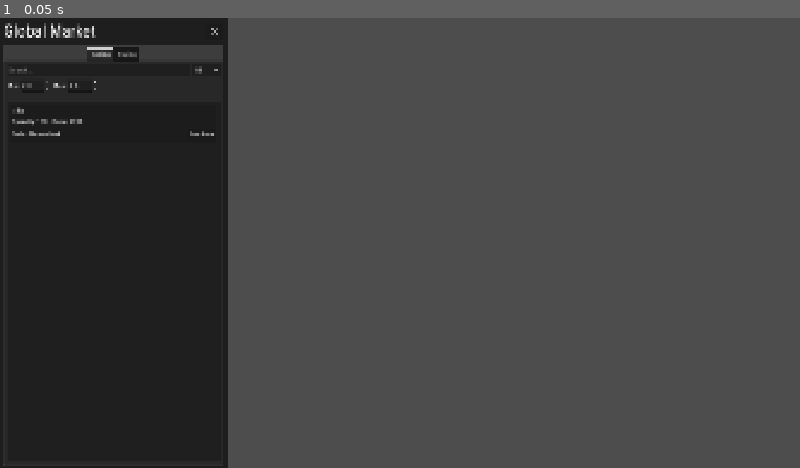
Above: before the commit, frame 1.
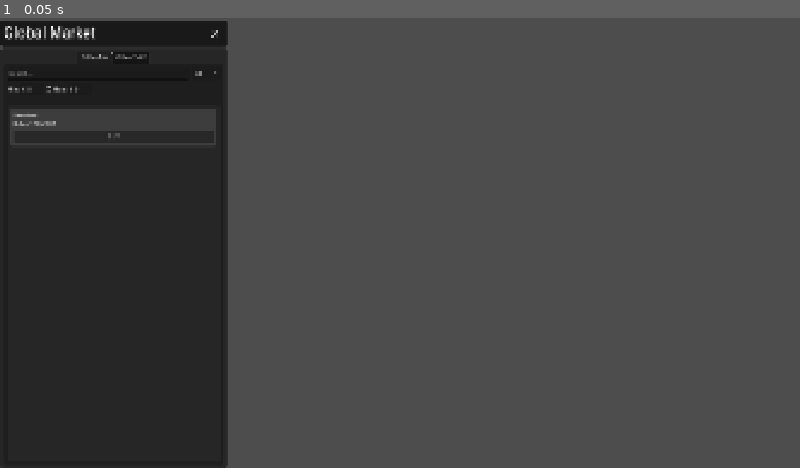
Above: after the commit, the same moment.

Repository: MentaalAchtergesteld/armsdealergame
Game: Godot game, scene res://scenes/main/main.tscn
The game is run twice, just before and just after one commit, with the same random seed, the same clock (stepped at 60 frames per second) and the same inputs.
Inputs:
- Up to frame 1 (0.05 s): no input

The runs differ from the first frame. In frame 1, 2.2% of the frame differs, in the area x 0-29%, y 0-100%.

Commit message:
improved UI and like other shit idk i forgor :skull:

Diff:
--- /dev/null
+++ b/ui/main.tres
@@ -0,0 +1,93 @@
+[gd_resource type="Theme" load_steps=10 format=3 uid="uid://1gpl3c6qfu0w"]
+
+[ext_resource type="FontFile" uid="uid://dqf1pilfs5il1" path="res://assets/fonts/RobotoCondensed-VariableFont_wght.ttf" id="1_0p6xd"]
+
+[sub_resource type="StyleBoxFlat" id="StyleBoxFlat_0p6xd"]
+content_margin_left = 0.0
+content_margin_top = 0.0
+content_margin_right = 0.0
+content_margin_bottom = 0.0
+bg_color = Color(0.15, 0.15, 0.15, 1)
+corner_radius_top_left = 8
+corner_radius_top_right = 8
+corner_radius_bottom_right = 8
+corner_radius_bottom_left = 8
+corner_detail = 5
+
+[sub_resource type="StyleBoxEmpty" id="StyleBoxEmpty_0p6xd"]
+
+[sub_resource type="StyleBoxFlat" id="StyleBoxFlat_tldc0"]
+content_margin_left = 10.0
+content_margin_top = 4.0
+content_margin_right = 10.0
+content_margin_bottom = 4.0
+bg_color = Color(0.1, 0.1, 0.1, 0.3)
+border_width_left = 1
+border_width_right = 1
+border_color = Color(0.175, 0.175, 0.175, 1)
+corner_radius_top_left = 4
+corner_radius_top_right = 4
+
+[sub_resource type="StyleBoxFlat" id="StyleBoxFlat_jtlnm"]
+content_margin_left = 10.0
+content_margin_top = 4.0
+content_margin_right = 10.0
+content_margin_bottom = 4.0
+bg_color = Color(0.1, 0.1, 0.1, 0.392157)
+border_width_left = 1
+border_width_right = 1
+border_color = Color(0.175, 0.175, 0.175, 1)
+corner_radius_top_left = 4
+corner_radius_top_right = 4
+
+[sub_resource type="StyleBoxFlat" id="StyleBoxFlat_e0vqx"]
+content_margin_left = 10.0
+content_margin_top = 4.0
+content_margin_right = 10.0
+content_margin_bottom = 4.0
+bg_color = Color(0.12, 0.12, 0.12, 1)
+border_width_top = 2
+border_color = Color(1, 1, 1, 0.75)
+corner_radius_top_left = 4
+corner_radius_top_right = 4
+
+[sub_resource type="StyleBoxFlat" id="StyleBoxFlat_oeabi"]
+content_margin_left = 10.0
+content_margin_top = 4.0
+content_margin_right = 10.0
+content_margin_bottom = 4.0
+bg_color = Color(0.08, 0.08, 0.08, 1)
+border_width_left = 1
+border_width_right = 1
+border_color = Color(0.175, 0.175, 0.175, 1)
+corner_radius_top_left = 4
+corner_radius_top_right = 4
+
+[sub_resource type="StyleBoxFlat" id="StyleBoxFlat_qlis5"]
+bg_color = Color(0.12, 0.12, 0.12, 1)
+corner_radius_top_left = 8
+corner_radius_top_right = 8
+corner_radius_bottom_right = 8
+corner_radius_bottom_left = 8
+
+[sub_resource type="StyleBoxFlat" id="StyleBoxFlat_42gxh"]
+bg_color = Color(0.1, 0.1, 0.1, 1)
+corner_radius_top_left = 8
+corner_radius_top_right = 8
+corner_radius_bottom_right = 8
+corner_radius_bottom_left = 8
+
+[resource]
+default_font = ExtResource("1_0p6xd")
+default_font_size = 16
+ContentPanel/base_type = &"PanelContainer"
+PanelContainer/styles/panel = SubResource("StyleBoxFlat_0p6xd")
+TabContainer/styles/panel = SubResource("StyleBoxEmpty_0p6xd")
+TabContainer/styles/tab_disabled = SubResource("StyleBoxFlat_tldc0")
+TabContainer/styles/tab_hovered = SubResource("StyleBoxFlat_jtlnm")
+TabContainer/styles/tab_selected = SubResource("StyleBoxFlat_e0vqx")
+TabContainer/styles/tab_unselected = SubResource("StyleBoxFlat_oeabi")
+TabPanel/base_type = &"PanelContainer"
+TabPanel/styles/panel = SubResource("StyleBoxFlat_qlis5")
+TitlebarPanel/base_type = &"PanelContainer"
+TitlebarPanel/styles/panel = SubResource("StyleBoxFlat_42gxh")
--- a/ui/market_panel/market_panel.tscn
+++ b/ui/market_panel/market_panel.tscn
@@ -1,34 +1,18 @@
-[gd_scene load_steps=7 format=3 uid="uid://bf7teypthbhcb"]
+[gd_scene load_steps=4 format=3 uid="uid://bf7teypthbhcb"]
 
-[ext_resource type="FontFile" uid="uid://dqf1pilfs5il1" path="res://assets/fonts/RobotoCondensed-VariableFont_wght.ttf" id="1_g7fdr"]
+[ext_resource type="Theme" uid="uid://1gpl3c6qfu0w" path="res://ui/main.tres" id="1_ln6v6"]
 [ext_resource type="Texture2D" uid="uid://c6wyhmj3lq870" path="res://assets/cross.svg" id="2_4x1bk"]
 [ext_resource type="PackedScene" uid="uid://dre8xodj6m85a" path="res://ui/offers_tab/offers_tab.tscn" id="3_ln6v6"]
-
-[sub_resource type="StyleBoxFlat" id="StyleBoxFlat_g7fdr"]
-bg_color = Color(0.24, 0.24, 0.24, 1)
-border_width_left = 8
-border_width_right = 8
-border_width_bottom = 8
-border_color = Color(0.12, 0.12, 0.12, 1)
-
-[sub_resource type="StyleBoxFlat" id="StyleBoxFlat_egws4"]
-bg_color = Color(0.12, 0.12, 0.12, 1)
-
-[sub_resource type="Theme" id="Theme_egws4"]
-default_font = ExtResource("1_g7fdr")
-default_font_size = 16
-ContentPanel/base_type = &"PanelContainer"
-ContentPanel/styles/panel = SubResource("StyleBoxFlat_g7fdr")
-TitlebarPanel/base_type = &"PanelContainer"
-TitlebarPanel/styles/panel = SubResource("StyleBoxFlat_egws4")
 
 [node name="GlobalMarketPanel" type="VBoxContainer"]
 custom_minimum_size = Vector2(544, 0)
 anchors_preset = 9
 anchor_bottom = 1.0
 grow_vertical = 2
-theme = SubResource("Theme_egws4")
-theme_override_constants/separation = 0
+theme = ExtResource("1_ln6v6")
+
+[node name="MarginContainer" type="MarginContainer" parent="."]
+layout_mode = 2
 
 [node name="Titlebar" type="PanelContainer" parent="."]
 layout_mode = 2
@@ -69,17 +53,20 @@
 
 [node name="MarginContainer" type="MarginContainer" parent="Content"]
 layout_mode = 2
+theme_override_constants/margin_left = 8
 theme_override_constants/margin_top = 8
+theme_override_constants/margin_right = 8
+theme_override_constants/margin_bottom = 8
 
 [node name="TabContainer" type="TabContainer" parent="Content/MarginContainer"]
 layout_mode = 2
 tab_alignment = 1
 current_tab = 0
 
-[node name="Selling" parent="Content/MarginContainer/TabContainer" instance=ExtResource("3_ln6v6")]
+[node name="OffersTab" parent="Content/MarginContainer/TabContainer" instance=ExtResource("3_ln6v6")]
 layout_mode = 2
 
-[node name="Buying" parent="Content/MarginContainer/TabContainer" instance=ExtResource("3_ln6v6")]
+[node name="OffersTab2" parent="Content/MarginContainer/TabContainer" instance=ExtResource("3_ln6v6")]
 visible = false
 layout_mode = 2
 metadata/_tab_index = 1
--- /dev/null
+++ b/ui/offer_listing/offer_listing.gd
@@ -0,0 +1,3 @@
+@tool
+class_name OfferListing
+extends PanelContainer
--- /dev/null
+++ b/ui/offer_listing/offer_listing.tscn
@@ -0,0 +1,66 @@
+[gd_scene load_steps=4 format=3 uid="uid://c5wup6ygaqb1i"]
+
+[ext_resource type="Theme" uid="uid://1gpl3c6qfu0w" path="res://ui/main.tres" id="1_f2sas"]
+[ext_resource type="Script" uid="uid://cjmnv4lgumksl" path="res://ui/offer_listing/offer_listing.gd" id="2_p6x1l"]
+
+[sub_resource type="StyleBoxFlat" id="StyleBoxFlat_p6x1l"]
+bg_color = Color(0.24, 0.24, 0.24, 1)
+corner_radius_top_left = 8
+corner_radius_top_right = 8
+corner_radius_bottom_right = 8
+corner_radius_bottom_left = 8
+
+[node name="OfferListing" type="PanelContainer"]
+offset_right = 98.0
+offset_bottom = 46.0
+size_flags_horizontal = 3
+size_flags_vertical = 0
+theme = ExtResource("1_f2sas")
+theme_override_styles/panel = SubResource("StyleBoxFlat_p6x1l")
+script = ExtResource("2_p6x1l")
+
+[node name="MarginContainer" type="MarginContainer" parent="."]
+clip_contents = true
+layout_mode = 2
+size_flags_vertical = 0
+theme_override_constants/margin_left = 8
+theme_override_constants/margin_top = 8
+theme_override_constants/margin_right = 8
+theme_override_constants/margin_bottom = 8
+
+[node name="VBoxContainer" type="VBoxContainer" parent="MarginContainer"]
+layout_mode = 2
+
+[node name="HBoxContainer" type="HBoxContainer" parent="MarginContainer/VBoxContainer"]
+layout_mode = 2
+
+[node name="Label" type="Label" parent="MarginContainer/VBoxContainer/HBoxContainer"]
+layout_mode = 2
+theme_override_font_sizes/font_size = 12
+text = "Democland"
+
+[node name="HBoxContainer2" type="HBoxContainer" parent="MarginContainer/VBoxContainer"]
+layout_mode = 2
+
+[node name="Label" type="Label" parent="MarginContainer/VBoxContainer/HBoxContainer2"]
+layout_mode = 2
+theme_override_font_sizes/font_size = 16
+text = "Rifle"
+
+[node name="Label2" type="Label" parent="MarginContainer/VBoxContainer/HBoxContainer2"]
+layout_mode = 2
+theme_override_font_sizes/font_size = 16
+text = "x100"
+
+[node name="Label3" type="Label" parent="MarginContainer/VBoxContainer/HBoxContainer2"]
+layout_mode = 2
+theme_override_font_sizes/font_size = 16
+text = "€100"
+
+[node name="HBoxContainer3" type="HBoxContainer" parent="MarginContainer/VBoxContainer"]
+layout_mode = 2
+
+[node name="Button" type="Button" parent="MarginContainer/VBoxContainer/HBoxContainer3"]
+layout_mode = 2
+size_flags_horizontal = 3
+text = "BUY"
--- a/ui/offers_tab/offers_tab.gd
+++ b/ui/offers_tab/offers_tab.gd
@@ -1,6 +1,6 @@
 @tool
 class_name OffersTab
-extends MarginContainer
+extends PanelContainer
 
 @export var offers: Array[MarketItem]:
 	set(value):
--- a/ui/offers_tab/offers_tab.tscn
+++ b/ui/offers_tab/offers_tab.tscn
@@ -1,37 +1,44 @@
-[gd_scene load_steps=2 format=3 uid="uid://dre8xodj6m85a"]
+[gd_scene load_steps=4 format=3 uid="uid://dre8xodj6m85a"]
 
+[ext_resource type="Theme" uid="uid://1gpl3c6qfu0w" path="res://ui/main.tres" id="1_ivq6s"]
 [ext_resource type="Script" uid="uid://b6orn8mrmwuil" path="res://ui/offers_tab/offers_tab.gd" id="1_mle4p"]
+[ext_resource type="PackedScene" uid="uid://c5wup6ygaqb1i" path="res://ui/offer_listing/offer_listing.tscn" id="2_8sai0"]
 
-[node name="OffersTab" type="MarginContainer"]
+[node name="OffersTab" type="PanelContainer"]
 anchors_preset = 9
 anchor_bottom = 1.0
 offset_right = 272.0
 grow_vertical = 2
+theme = ExtResource("1_ivq6s")
+theme_type_variation = &"TabPanel"
+script = ExtResource("1_mle4p")
+metadata/_tab_index = 0
+
+[node name="MarginContainer" type="MarginContainer" parent="."]
+layout_mode = 2
 theme_override_constants/margin_left = 8
 theme_override_constants/margin_top = 8
 theme_override_constants/margin_right = 8
 theme_override_constants/margin_bottom = 8
-script = ExtResource("1_mle4p")
-metadata/_tab_index = 0
 
-[node name="VBoxContainer" type="VBoxContainer" parent="."]
+[node name="VBoxContainer" type="VBoxContainer" parent="MarginContainer"]
 layout_mode = 2
 
-[node name="Filters" type="VBoxContainer" parent="VBoxContainer"]
+[node name="Filters" type="VBoxContainer" parent="MarginContainer/VBoxContainer"]
 layout_mode = 2
 theme_override_constants/separation = 8
 
-[node name="SearchFilter" type="HBoxContainer" parent="VBoxContainer/Filters"]
+[node name="SearchFilter" type="HBoxContainer" parent="MarginContainer/VBoxContainer/Filters"]
 layout_mode = 2
 size_flags_horizontal = 3
 theme_override_constants/separation = 4
 
-[node name="LineEdit" type="LineEdit" parent="VBoxContainer/Filters/SearchFilter"]
+[node name="LineEdit" type="LineEdit" parent="MarginContainer/VBoxContainer/Filters/SearchFilter"]
 layout_mode = 2
 size_flags_horizontal = 3
 placeholder_text = "Search..."
 
-[node name="OptionButton" type="OptionButton" parent="VBoxContainer/Filters/SearchFilter"]
+[node name="OptionButton" type="OptionButton" parent="MarginContainer/VBoxContainer/Filters/SearchFilter"]
 layout_mode = 2
 selected = 0
 item_count = 3
@@ -42,88 +49,50 @@
 popup/item_2/text = "Tanks"
 popup/item_2/id = 2
 
-[node name="PriceFilter" type="HBoxContainer" parent="VBoxContainer/Filters"]
+[node name="PriceFilter" type="HBoxContainer" parent="MarginContainer/VBoxContainer/Filters"]
 layout_mode = 2
 
-[node name="MinLabel" type="Label" parent="VBoxContainer/Filters/PriceFilter"]
+[node name="MinLabel" type="Label" parent="MarginContainer/VBoxContainer/Filters/PriceFilter"]
 layout_mode = 2
 text = "Min:"
 
-[node name="MinValue" type="SpinBox" parent="VBoxContainer/Filters/PriceFilter"]
+[node name="MinValue" type="SpinBox" parent="MarginContainer/VBoxContainer/Filters/PriceFilter"]
 layout_mode = 2
 allow_greater = true
 prefix = "€"
 
-[node name="MaxLabel" type="Label" parent="VBoxContainer/Filters/PriceFilter"]
+[node name="MaxLabel" type="Label" parent="MarginContainer/VBoxContainer/Filters/PriceFilter"]
 layout_mode = 2
 text = "Max:"
 
-[node name="MaxValue" type="SpinBox" parent="VBoxContainer/Filters/PriceFilter"]
+[node name="MaxValue" type="SpinBox" parent="MarginContainer/VBoxContainer/Filters/PriceFilter"]
 layout_mode = 2
 allow_greater = true
 prefix = "€"
 
-[node name="HSeparator" type="HSeparator" parent="VBoxContainer"]
+[node name="HSeparator" type="HSeparator" parent="MarginContainer/VBoxContainer"]
 layout_mode = 2
 theme_override_constants/separation = 16
 
-[node name="Offers" type="PanelContainer" parent="VBoxContainer"]
+[node name="Offers" type="PanelContainer" parent="MarginContainer/VBoxContainer"]
 layout_mode = 2
 size_flags_vertical = 3
 
-[node name="MarginContainer" type="MarginContainer" parent="VBoxContainer/Offers"]
+[node name="MarginContainer" type="MarginContainer" parent="MarginContainer/VBoxContainer/Offers"]
 layout_mode = 2
 theme_override_constants/margin_left = 8
 theme_override_constants/margin_top = 8
 theme_override_constants/margin_right = 8
 theme_override_constants/margin_bottom = 8
 
-[node name="ScrollContainer" type="ScrollContainer" parent="VBoxContainer/Offers/MarginContainer"]
+[node name="ScrollContainer" type="ScrollContainer" parent="MarginContainer/VBoxContainer/Offers/MarginContainer"]
 layout_mode = 2
 
-[node name="VBoxContainer" type="VBoxContainer" parent="VBoxContainer/Offers/MarginContainer/ScrollContainer"]
+[node name="VBoxContainer" type="VBoxContainer" parent="MarginContainer/VBoxContainer/Offers/MarginContainer/ScrollContainer"]
 layout_mode = 2
 size_flags_horizontal = 3
+size_flags_vertical = 3
 
-[node name="PanelContainer" type="PanelContainer" parent="VBoxContainer/Offers/MarginContainer/ScrollContainer/VBoxContainer"]
+[node name="OfferListing" parent="MarginContainer/VBoxContainer/Offers/MarginContainer/ScrollContainer/VBoxContainer" instance=ExtResource("2_8sai0")]
 layout_mode = 2
-
-[node name="MarginContainer" type="MarginContainer" parent="VBoxContainer/Offers/MarginContainer/ScrollContainer/VBoxContainer/PanelContainer"]
-layout_mode = 2
-theme_override_constants/margin_left = 4
-theme_override_constants/margin_top = 4
-theme_override_constants/margin_right = 4
-theme_override_constants/margin_bottom = 4
-
-[node name="VBoxContainer" type="VBoxContainer" parent="VBoxContainer/Offers/MarginContainer/ScrollContainer/VBoxContainer/PanelContainer/MarginContainer"]
-layout_mode = 2
-
-[node name="ItemLabel" type="Label" parent="VBoxContainer/Offers/MarginContainer/ScrollContainer/VBoxContainer/PanelContainer/MarginContainer/VBoxContainer"]
-layout_mode = 2
-text = "Rifle"
-
-[node name="HBoxContainer" type="HBoxContainer" parent="VBoxContainer/Offers/MarginContainer/ScrollContainer/VBoxContainer/PanelContainer/MarginContainer/VBoxContainer"]
-layout_mode = 2
-
-[node name="QuantityLabel" type="Label" parent="VBoxContainer/Offers/MarginContainer/ScrollContainer/VBoxContainer/PanelContainer/MarginContainer/VBoxContainer/HBoxContainer"]
-layout_mode = 2
-text = "Quantity: 100"
-
-[node name="VSeparator" type="VSeparator" parent="VBoxContainer/Offers/MarginContainer/ScrollContainer/VBoxContainer/PanelContainer/MarginContainer/VBoxContainer/HBoxContainer"]
-layout_mode = 2
-
-[node name="PriceLabel" type="Label" parent="VBoxContainer/Offers/MarginContainer/ScrollContainer/VBoxContainer/PanelContainer/MarginContainer/VBoxContainer/HBoxContainer"]
-layout_mode = 2
-text = "Price: €250"
-
-[node name="HBoxContainer2" type="HBoxContainer" parent="VBoxContainer/Offers/MarginContainer/ScrollContainer/VBoxContainer/PanelContainer/MarginContainer/VBoxContainer"]
-layout_mode = 2
-
-[node name="SellerLabel" type="Label" parent="VBoxContainer/Offers/MarginContainer/ScrollContainer/VBoxContainer/PanelContainer/MarginContainer/VBoxContainer/HBoxContainer2"]
-layout_mode = 2
-text = "Seller: Democland"
-
-[node name="PurchaseButton" type="Button" parent="VBoxContainer/Offers/MarginContainer/ScrollContainer/VBoxContainer/PanelContainer/MarginContainer/VBoxContainer/HBoxContainer2"]
-layout_mode = 2
-size_flags_horizontal = 10
-text = "Purchase"
+size_flags_vertical = 2
Not shown, added: ui/offer_listing/offer_listing.gd.uid
